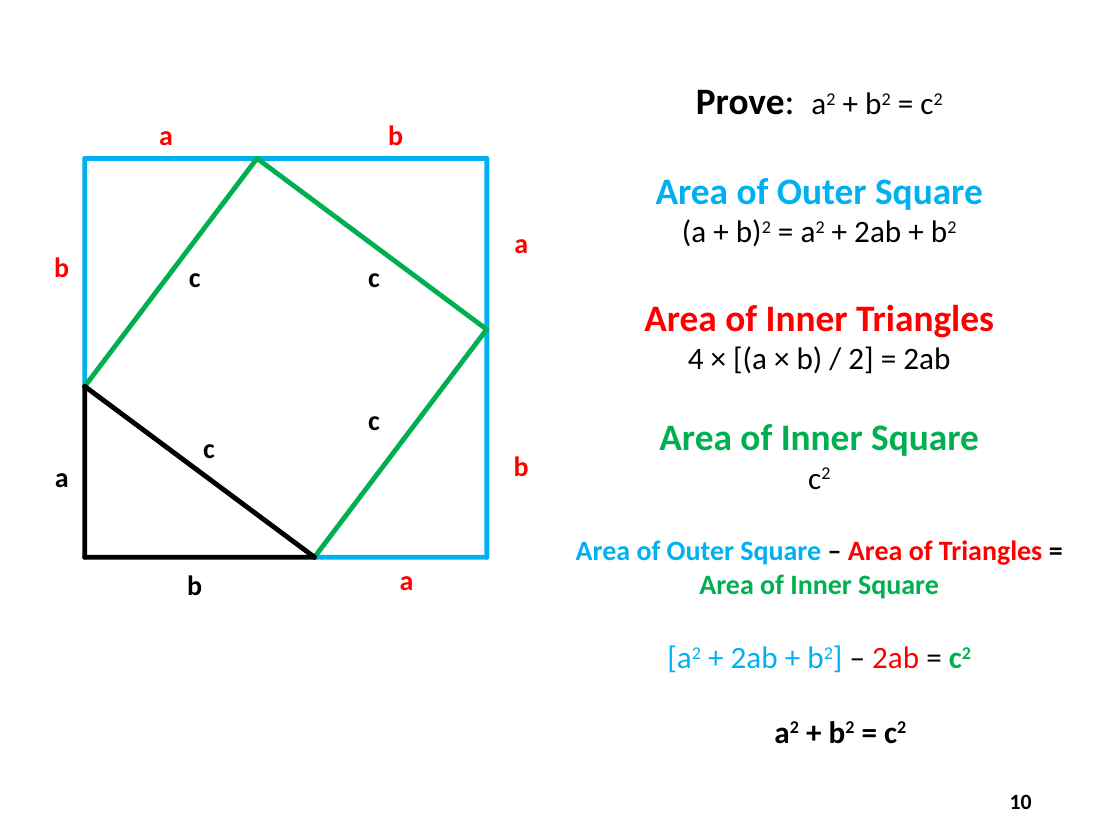
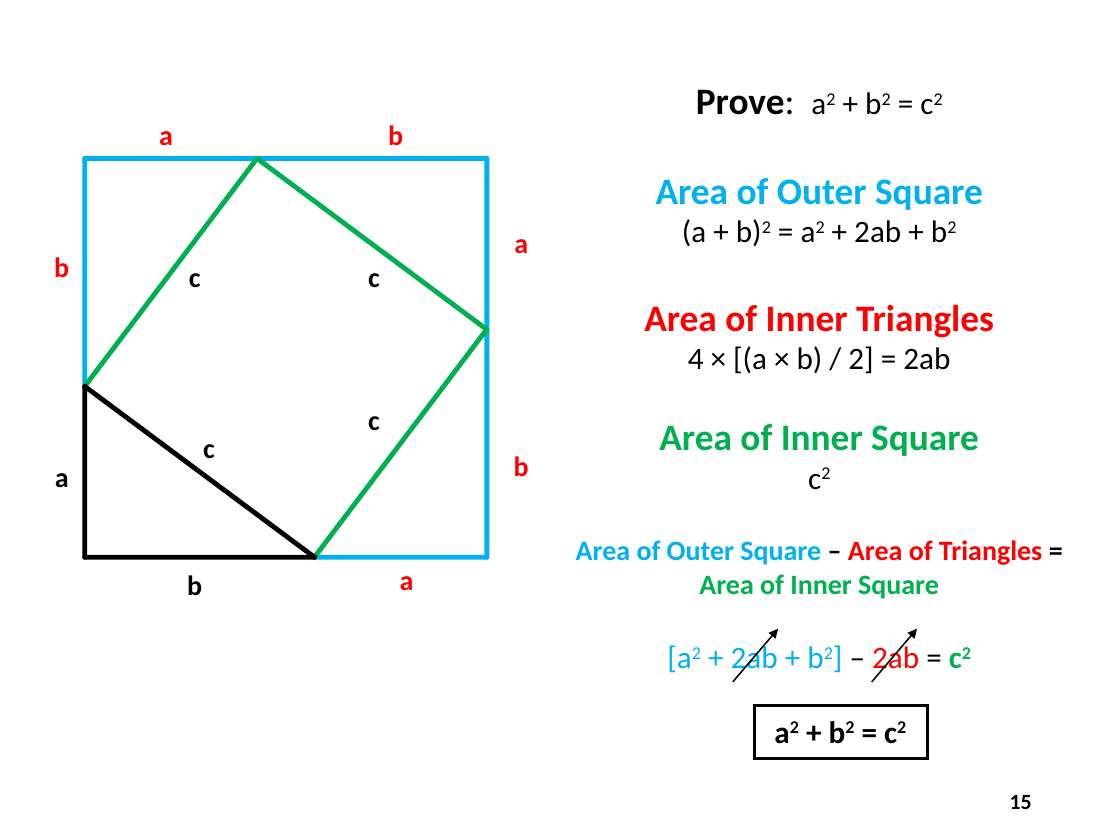
Before and after one commit to dbiersach/scicomp101, a slide deck: slide 15 of Session 07 - Trigonometry and Polar Graphs/Session 07 - Trigonometry and Polar Graphs.pptx (slide 10 before the commit). Drawn at 1120x840 pixels with LibreOffice and Linux fonts; fonts in the diff are those of the drawing. Boxes give left, top, right and bottom in pixels: in the first picture for what was removed or moved away, otherwise in the second. Text is boxed around its words. In the diff, an @@ line names an element or a change of style, - is before the commit and + after.

```diff
--- a/Session 07 - Trigonometry and Polar Graphs/Session 07 - Trigonometry and Polar Graphs.pptx
+++ b/Session 07 - Trigonometry and Polar Graphs/Session 07 - Trigonometry and Polar Graphs.pptx
@@ arrow added from (732, 682) to (778, 628), #000000 1 pt @@
@@ arrow added from (871, 682) to (917, 628), #000000 1 pt @@
@@ rectangle added at [755,706,927,758], outline #000000 1.5 pt @@
@@ page number at [1010,795,1032,809]: text changed @@
-10
+15
```
Also in this commit, not shown: 17 other slides changed, 9 slides added, 1 slide removed, 1 other file.
